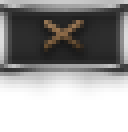
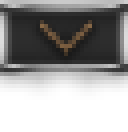
Two versions of the same layered image (w=128, h=132). Layer-by-layer changes:
added layer "Layer 5" in group "new" over [40, 20, 92, 60]
hid "Layer 3 copy 2" over [44, 20, 84, 52]
